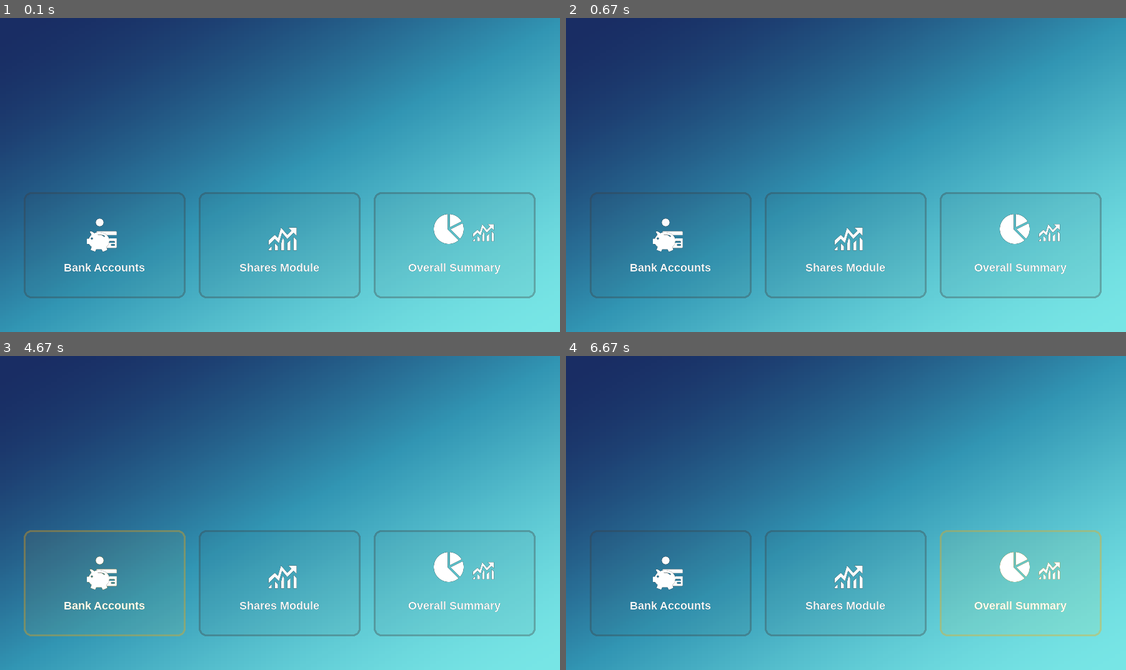
Above: before the commit, frames 1-4 (two rows, left to right).
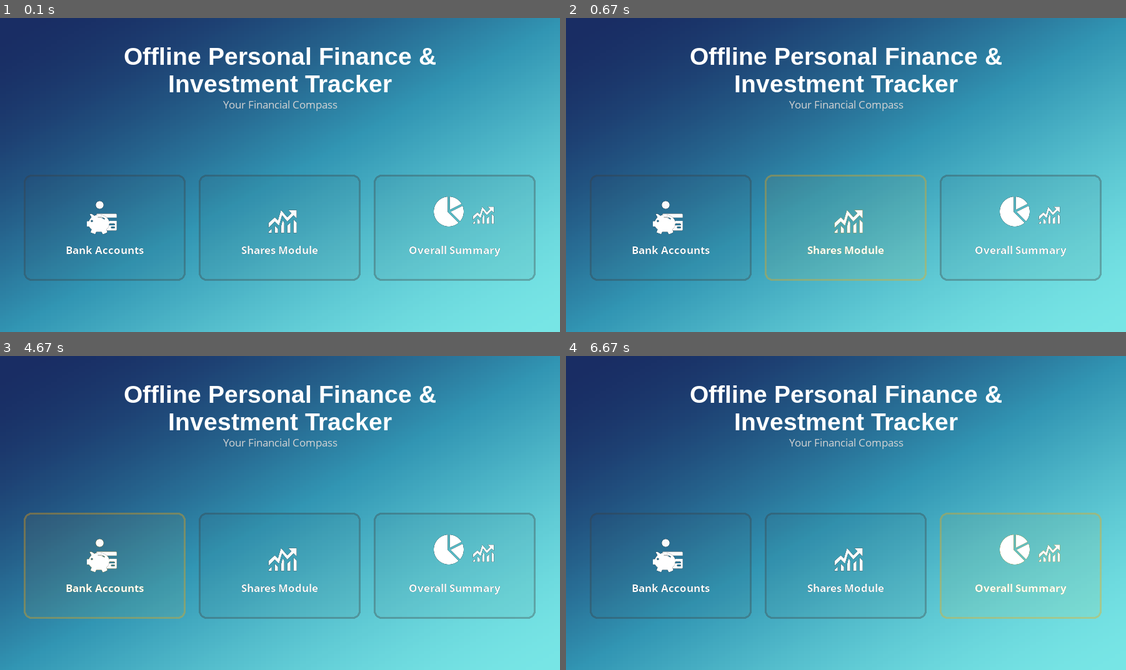
Above: after the commit, the same moments.

Repository: sachinadk2011/FinLedger
Game: pygame game, started from main.py
The game is run twice, just before and just after one commit, with the same random seed, the same clock (stepped at 60 frames per second) and the same inputs.
Inputs (mouse positions are in pixels of both pictures, inside the frame that each line leads up to):
- Up to frame 1 (0.1 s): no input
- Up to frame 2 (0.67 s): click (846, 175) at 0.38 s
- Up to frame 3 (4.67 s): click (145, 516) at 0.72 s; click (106, 465) at 1.05 s; click (347, 541) at 1.38 s; click (291, 409) at 1.72 s; click (252, 594) at 2.05 s; click (263, 459) at 2.38 s; click (476, 594) at 3.22 s; click (453, 506) at 3.55 s; click (476, 575) at 3.88 s; click (117, 453) at 4.22 s; click (145, 569) at 4.55 s
- Up to frame 4 (6.67 s): click (683, 494) at 4.88 s; click (997, 547) at 5.22 s; click (678, 629) at 5.55 s; click (672, 531) at 5.88 s; click (790, 500) at 6.22 s; click (1019, 588) at 6.55 s

The runs differ from the first frame. In frame 1, 7.3% of the frame differs, in the area x 4-96%, y 9-90%; in frame 2, 7.5%; in frame 3, 7.5%; in frame 4, 7.4%.

Commit message:
Refactor UI scaling logic and enhance FontManager with dynamic font name support; implement text wrapping for improved text rendering

Diff:
--- a/main.py
+++ b/main.py
@@ -75,8 +75,8 @@
     # Use the smaller one to prevent overflow
     layout_scale = min(scale_x, scale_y)
     layout_scale = max(0.85, min(layout_scale, 1.35))
-    font_scale = layout_scale * 0.92
-    icon_scale = layout_scale * 0.9
+    font_scale = layout_scale * 0.92 if layout_scale != 1 else layout_scale
+    icon_scale = layout_scale * 0.9 if layout_scale != 1 else layout_scale
 
 
 
@@ -88,6 +88,7 @@
         self.scale = 1.0
         self.fonts = {}
         self.size = 24 # default size
+        self.font_name = "Arial"
 
     def update_scale(self, scale):
         if scale != self.scale:
@@ -99,18 +100,50 @@
         key = (size, bold)
         if key not in self.fonts:
             self.fonts[key] = pygame.font.SysFont(
-                "Arial",
+                self.font_name,
                 int(size * self.scale),
                 bold=bold
             )
         return self.fonts[key]
 
+    def set_font_name(self, font_name):
+        if font_name != self.font_name:
+            self.font_name = font_name
+            self.fonts.clear()  # force rebuild
+
+    def get_size(self, text, size=24, bold=False):
+        font = self.get(size, bold)
+        return font.size(text)
+
+    def get_height(self, size=24, bold=False):
+        font = self.get(size, bold)
+        return font.get_height()
+
     def render(self, text, size=24, color=WHITE, bold=False):
         font = self.get(size, bold)
         return font.render(text, True, color)
 
 # global variable for font
 font = FontManager()
+
+def text_wrapper(text, max_width, size=24, bold=False):
+    words = text.split(' ')
+    lines = []
+    current_line = ""
+
+    for word in words:
+        test_line = current_line + word + " "
+        line_width, _ = font.get_size(test_line, size, bold)
+        if line_width <= max_width:
+            current_line = test_line
+        else:
+            lines.append(current_line.strip())
+            current_line = word + " "
+
+    if current_line:
+        lines.append(current_line.strip())
+
+    return lines
 
 # Icon class to manage individual icons
 class icon:
@@ -217,8 +250,19 @@
             self.surface.blit(caption_surf, caption_rect)
         screen.blit(self.surface, self.rect.topleft)
 
-
-
+def text_centered(screen, text, size=24, color=WHITE, center_pos=(0,0),max_width=0, bold=False, font_name="Arial"):
+    font.set_font_name(font_name)
+    lines = text_wrapper(text, max_width, size, bold)
+    line_height = font.get_height(size, bold)
+    total_height = line_height * (len(lines) - 1)
+
+    start_y = center_pos[1] - total_height // len(lines)
+    for i, line in enumerate(lines):
+        line_surf = font.render(line, size=size, color=color, bold=bold)
+
+        line_rect = line_surf.get_rect(center=(center_pos[0], start_y + i * line_height))
+        screen.blit(line_surf, line_rect)
+    return size
 
 def main():
     screen  = pygame.display.set_mode(
@@ -235,16 +279,11 @@
     bank_icons.add_image(pig_icon, (0, 20))
     bank_icons.tint(WHITE)
 
-
-
-
     #share icon
     share_icon = load_icon("assests/stock_icon.png", (80, 80))
     stock_bar_icon = icon((120, 100) ,pos=(220, 250))
     stock_bar_icon.add_image(share_icon, (0, 0))
     stock_bar_icon.tint(WHITE)
-
-
 
     # report combine icon
     pie_chart_icon = load_icon("assests/stock_pies.png",(48, 48) )
@@ -253,9 +292,6 @@
     stock_report_icon.add_image(pie_chart_icon, (0, 0))
     stock_report_icon.add_image(bar_icon, (50, 0))
     stock_report_icon.tint(WHITE)
-
-
-
 
     # Draw once (important!)
     width, height = screen.get_size()
@@ -288,15 +324,15 @@
     gap = max(gap, min_gap)
     card_pos_x = (width - (3 * card_width + 2 * gap)) // 2
 
-    card_pos_y = height - (height + card_height) // 3
+    card_pos_y = height * 0.5
     bank_card.update_position(card_pos_x, card_pos_y)
 
     share_card.update_position(card_pos_x + card_width + gap, card_pos_y)
     stock_report_card.update_position(card_pos_x + 2*(card_width + gap), card_pos_y)
     print(f"Gap: {gap}, {card_pos_x}")
 
-
-
+    heading = "Offline Personal Finance & Investment Tracker"
+    subheading = "Your Financial Compass"
 
     while True:
         clock.tick(FPS)
@@ -355,12 +391,14 @@
                 print("Card pos x: ", card_pos_x)
 
 
-                card_pos_y = height - (height + card_height) // 3
+                card_pos_y = height * 0.5
                 bank_card.update_position(card_pos_x, card_pos_y)
                 share_card.update_position(card_pos_x + card_width + gap, card_pos_y)
                 stock_report_card.update_position(card_pos_x + 2*(card_width + gap), card_pos_y)
 
         screen.blit(background, (0, 0))
+        heading_size = text_centered(screen, heading, size=int(min(60,max(50,56 * font_scale))), color=WHITE, center_pos=(width // 2, height // 6), max_width=width*0.6, bold=True, font_name= "Arial")
+        text_centered(screen, subheading, size=int(min(32,max(24,28 * font_scale))), color=(210, 210, 210), center_pos=(width // 2, height // 6 + 1.25 * font.get_height(heading_size)), max_width=width*0.6, bold=False, font_name = "Segoe UI")
 
         #hover check for buttons
         mouse_pos = pygame.mouse.get_pos()
